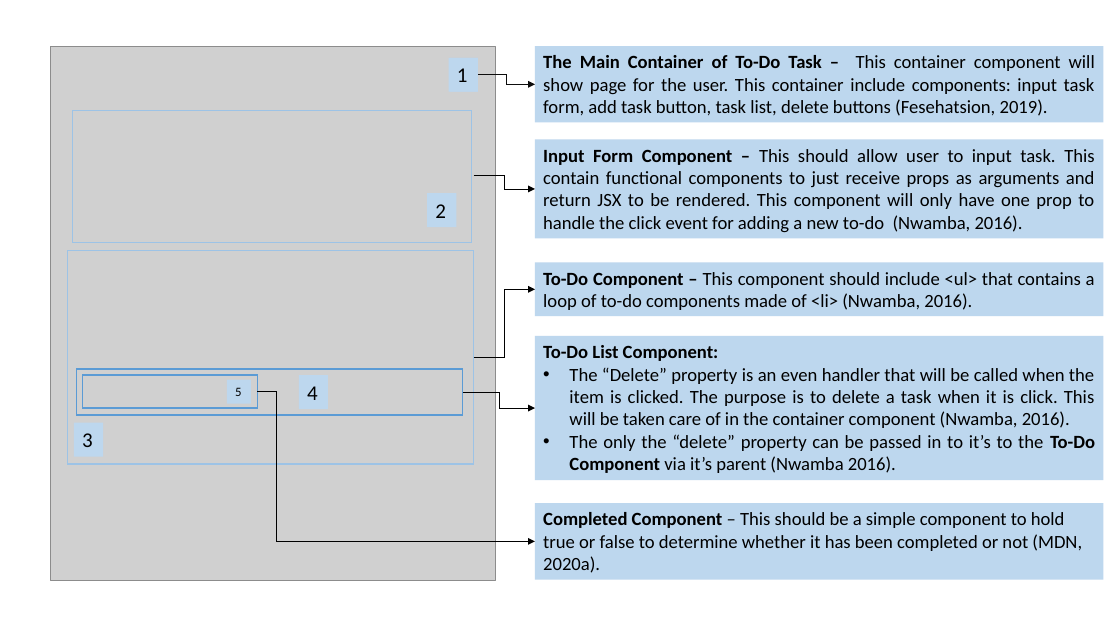
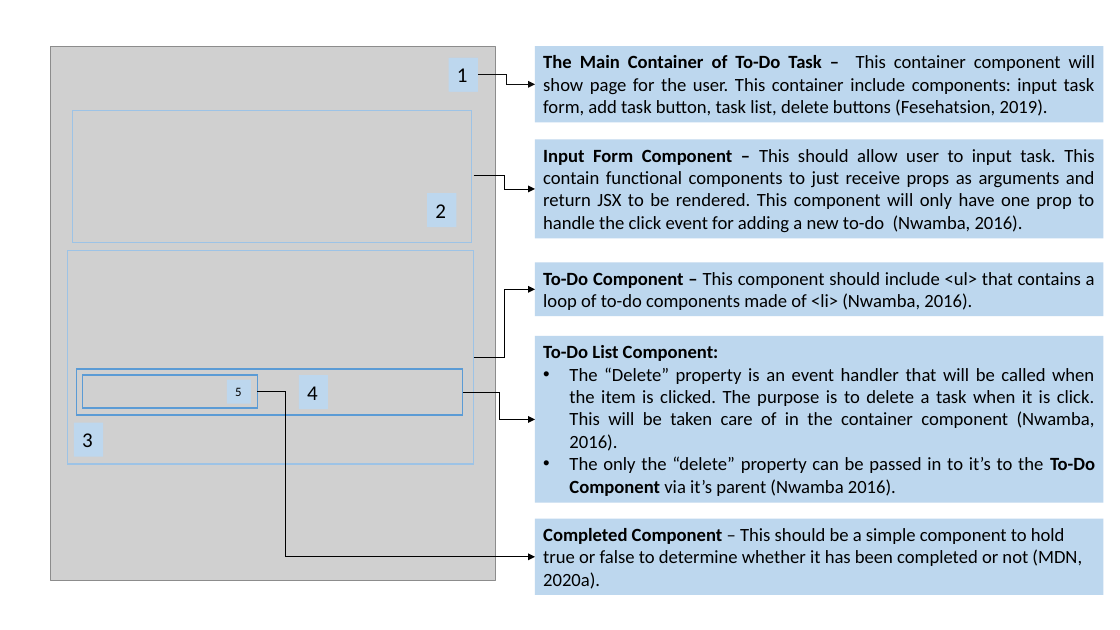
Before and after one commit to jia-von/react-app-planning-assignment, a slide deck: slide 2 of To-Do-App-Illustrations/React To-Do Planning Assignment.pptx. Drawn at 1120x630 pixels with LibreOffice and Linux fonts; fonts in the diff are those of the drawing; grey boxes stand for pictures. Boxes give left, top, right and bottom in pixels: in the first picture for what was removed or moved away, otherwise in the second. Text is boxed around its words. In the diff, an @@ line names an element or a change of style, - is before the commit and + after.

```diff
--- a/To-Do-App-Illustrations/React To-Do Planning Assignment.pptx
+++ b/To-Do-App-Illustrations/React To-Do Planning Assignment.pptx
@@ rectangle "To-Do List Component:": place and size @@
-rectangle "To-Do List Component:" at (535, 336, 1104, 481)
+rectangle "To-Do List Component:" at (535, 336, 1104, 503)
@@ text in rectangle at (569, 367, 1095, 451): text changed @@
-• The “Delete” property is an even handler that will be called when the item is clicked. The purpose is to delete a task when it is click. This will be taken care of in the container component (Nwamba, 2016).
+• The “Delete” property is an event handler that will be called when the item is clicked. The purpose is to delete a task when it is click. This will be taken care of in the container component (Nwamba, 2016).
@@ elbow arrow moved from (257, 392) - (535, 542) to (257, 392) - (535, 557) @@
@@ elbow arrow moved from (463, 392) - (535, 408) to (463, 392) - (535, 419) @@
@@ rectangle "Completed Component – This should ...": place and size @@
-rectangle "Completed Component – This should ..." at (535, 503, 1104, 580)
+rectangle "Completed Component – This should ..." at (535, 518, 1104, 595)
```
Also in this commit, not shown: 3 other slides changed, 1 slide added, 8 other files.
